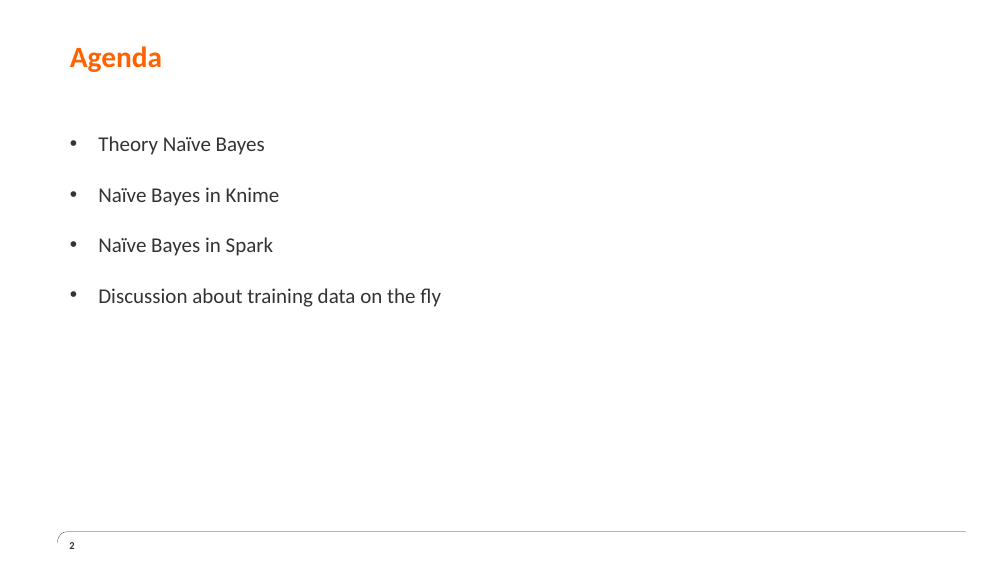
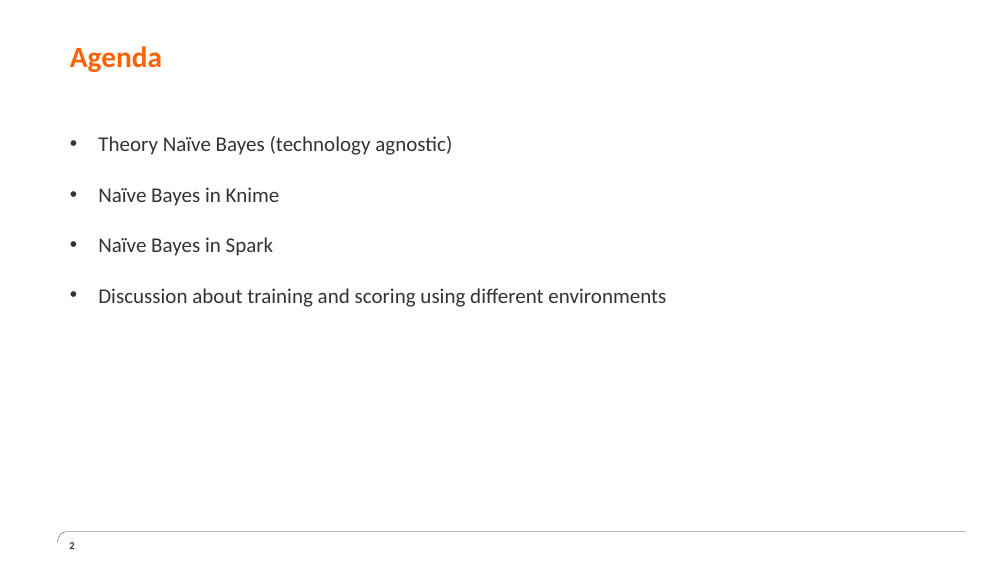
Before and after one commit to erik121212/naivebayes, a slide deck: slide 2 of spark-core/naive-bayes/src/main/resources/NaiveBayes.pptx. Drawn at 1008x567 pixels with LibreOffice and Linux fonts; fonts in the diff are those of the drawing; background and template pictures are left out. Boxes give left, top, right and bottom in pixels: in the first picture for what was removed or moved away, otherwise in the second. Text is boxed around its words. In the diff, an @@ line names an element or a change of style, - is before the commit and + after.

```diff
--- a/spark-core/naive-bayes/src/main/resources/NaiveBayes.pptx
+++ b/spark-core/naive-bayes/src/main/resources/NaiveBayes.pptx
@@ text at (98,136,452,155): text changed @@
-• Theory Naïve Bayes
+• Theory Naïve Bayes (technology agnostic)
@@ text at (98,288,666,307): text changed @@
-• Discussion about training data on the fly
+• Discussion about training and scoring using different environments
```
Also in this commit, not shown: 5 other slides changed, 1 slide added, 1 slide removed.
